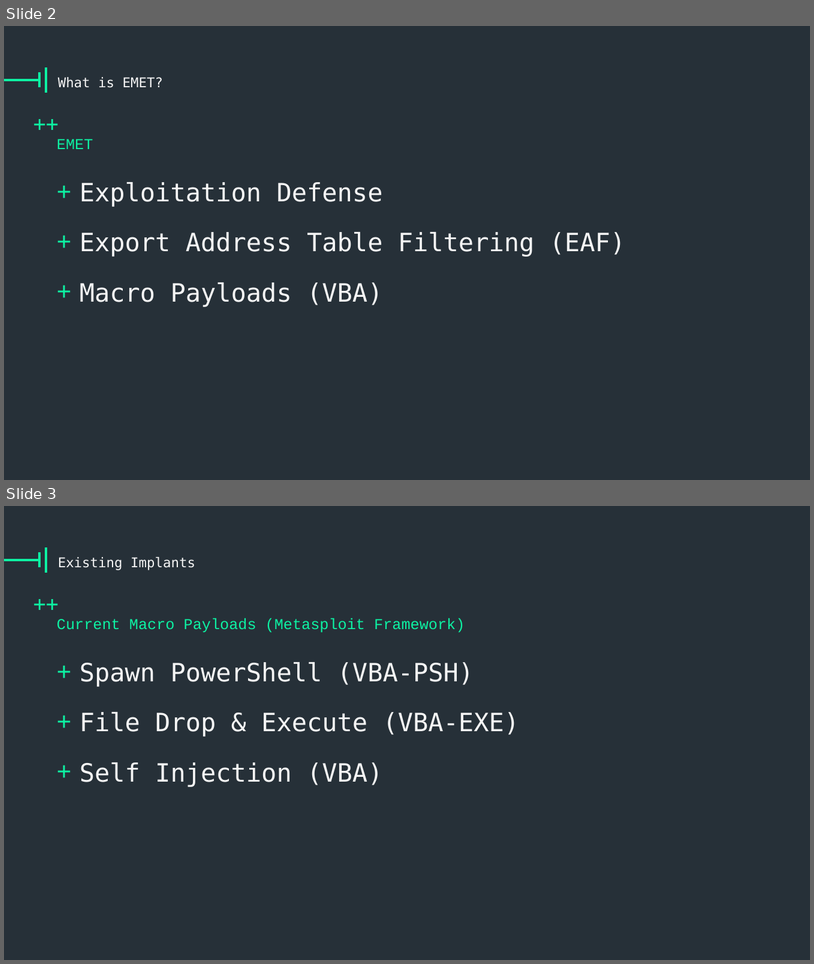
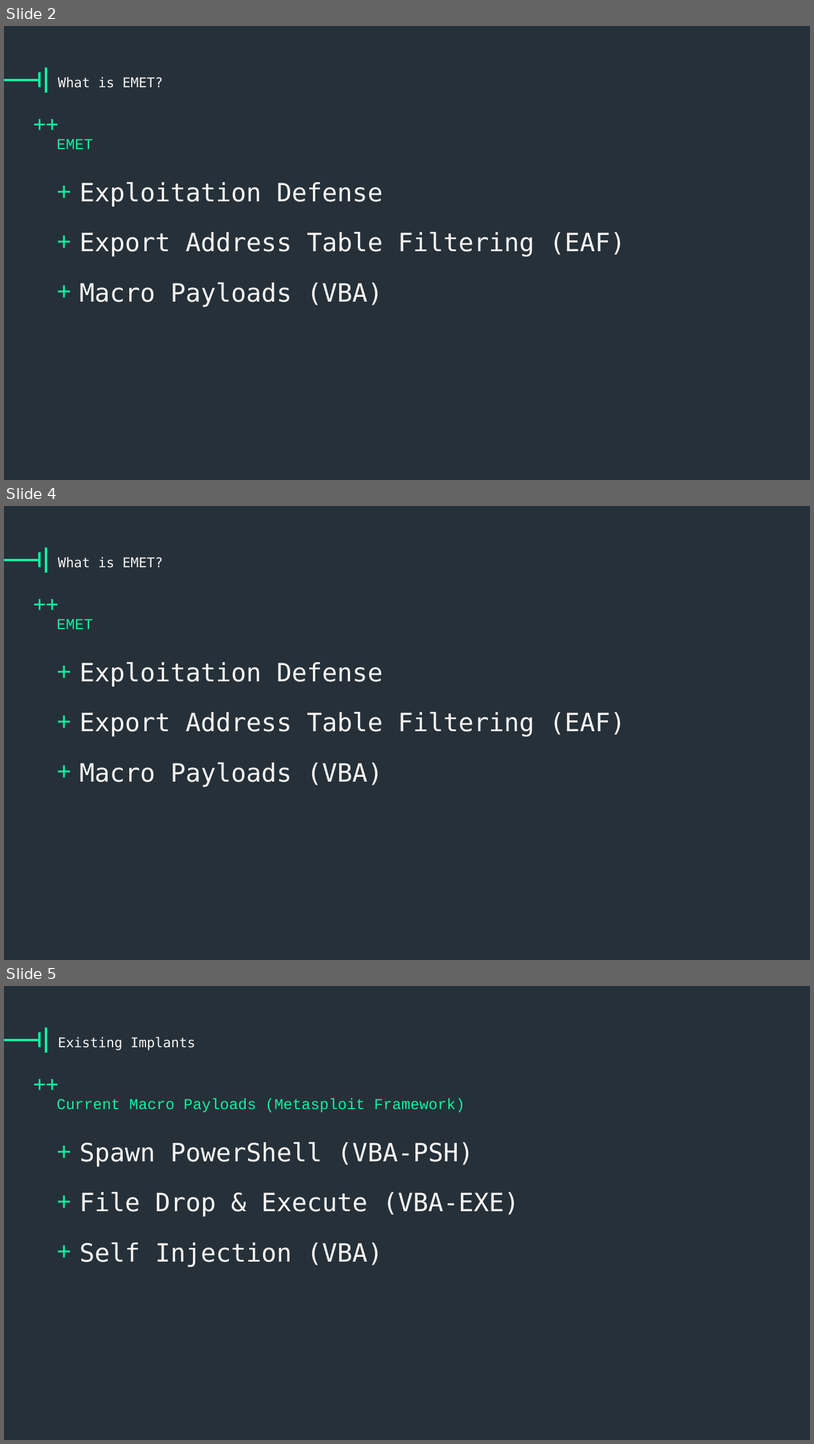
Before and after one commit to vysec/wepwnise-presentation, a slide deck: one-template-to-rule-them-all_emet-part.pptx. Shown one above the other, each under a label of ours: slides 2 and 3 before the commit, slides 2, 4 and 5 after it; the slides between them are not shown. The pictures are 814x964 and 814x1444 pixels, drawn with LibreOffice and Linux fonts; fonts in the diff are those of the drawing; background and template pictures are left out. Boxes give left, top, right and bottom in pixels: in the first picture for what was removed or moved away, otherwise in the second. Text is boxed around its words. In the diff, an @@ line names an element or a change of style, - is before the commit and + after.

```diff
--- a/one-template-to-rule-them-all_emet-part.pptx
+++ b/one-template-to-rule-them-all_emet-part.pptx
@@ slide 4 added at box(4, 506, 810, 960), background #263038; not listed: 4 template elements that a slide beside it also shows @@
@@ title added at box(58, 557, 163, 568), 32 pt, text #F5F5F5 @@
+What is EMET?
@@ text added at box(57, 619, 93, 629), 36 pt, text #0DF2A3 @@
+EMET
@@ text added at box(80, 662, 626, 787), 60 pt, text #F5F5F5 @@
++ Exploitation Defense
++ Export Address Table Filtering (EAF)
++ Macro Payloads (VBA)
@@ what was slide 3 is now slide 5 @@
```
Also in this commit, not shown: 1 slide changed, 3 other slides added.
